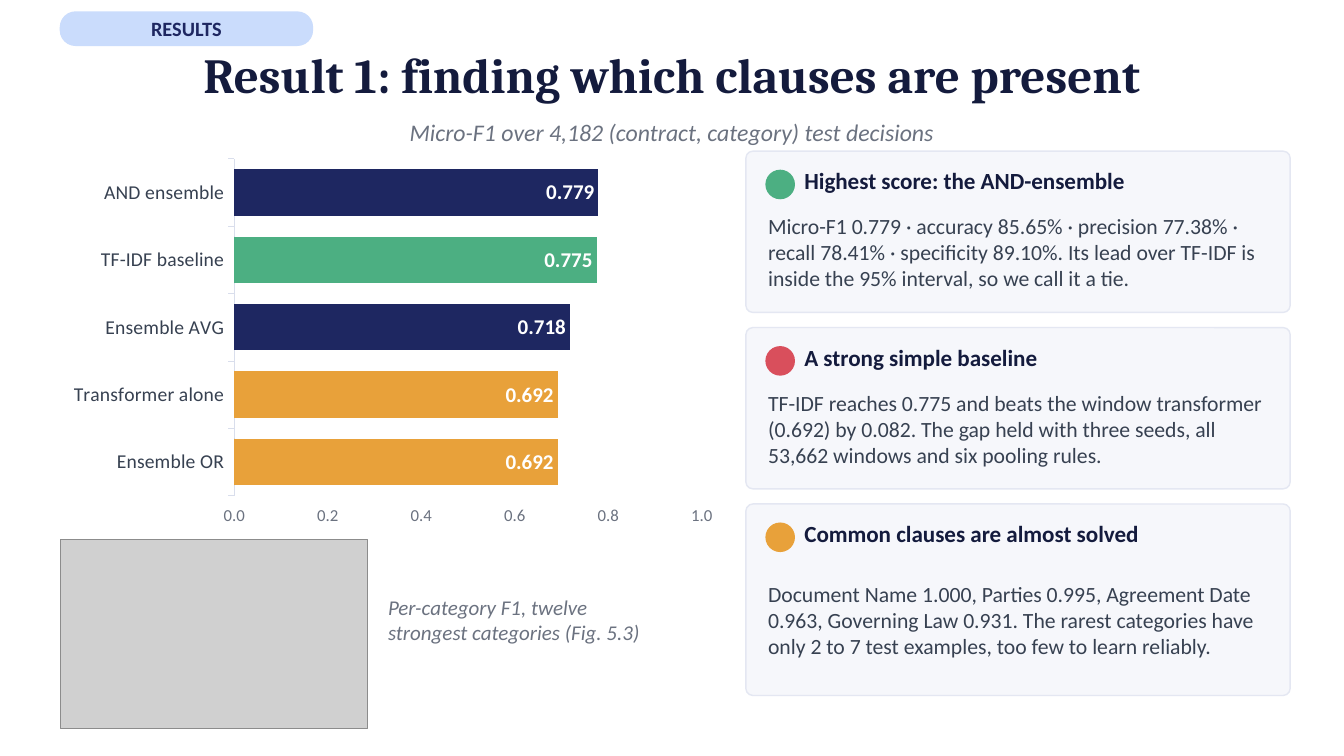
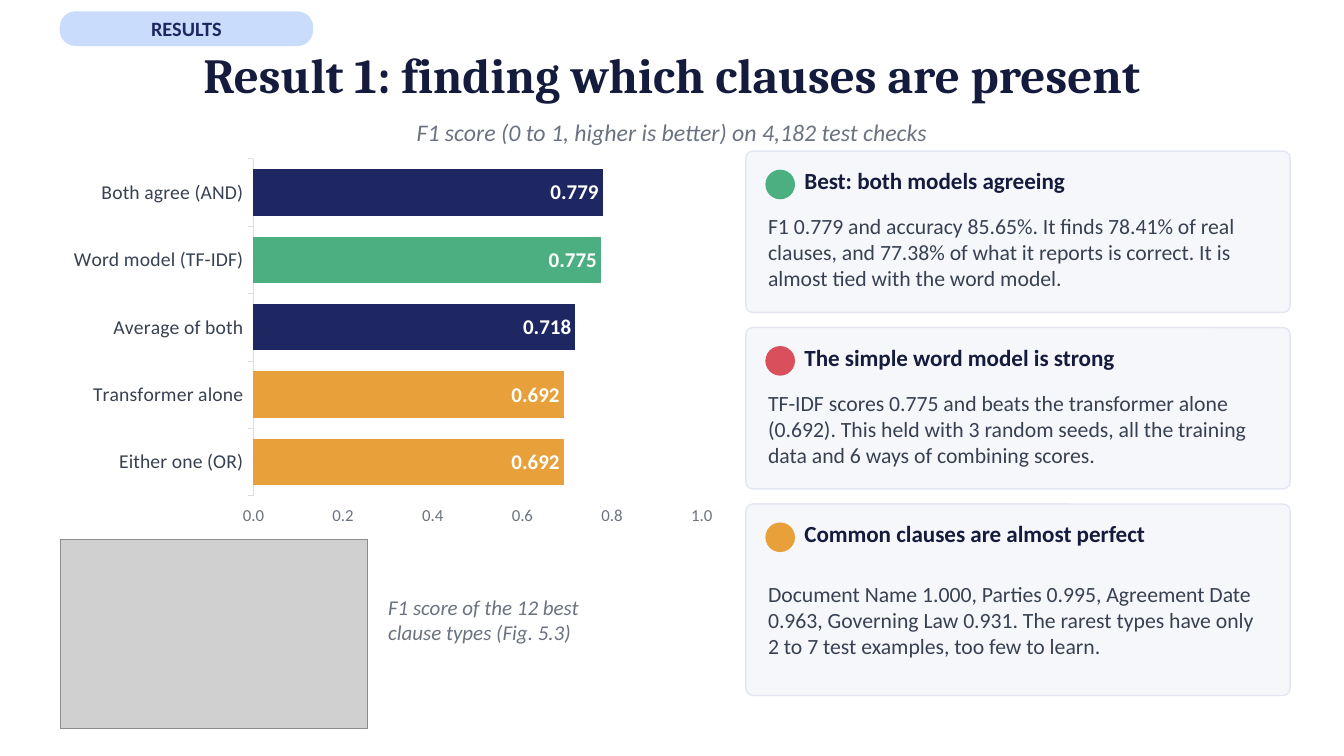
Before and after one commit to afnanmz168/clausify-p3, a slide deck: slide 12 of P25301051-p3-presentation-15-slides.pptx. Drawn at 1344x756 pixels with LibreOffice and Linux fonts; fonts in the diff are those of the drawing; grey boxes stand for pictures. Boxes give left, top, right and bottom in pixels: in the first picture for what was removed or moved away, otherwise in the second. Text is boxed around its words. In the diff, an @@ line names an element or a change of style, - is before the commit and + after.

```diff
--- a/P25301051-p3-presentation-15-slides.pptx
+++ b/P25301051-p3-presentation-15-slides.pptx
@@ text at [417,124,926,145]: text changed @@
-Micro-F1 over 4,182 (contract, category) test decisions
+F1 score (0 to 1, higher is better) on 4,182 test checks
@@ bar stacked chart at [60,151,726,533] @@
-categories: Ensemble OR, Transformer alone, Ensemble AVG, TF-IDF baseline, AND ensemble
+categories: Either one (OR), Transformer alone, Average of both, Word model (TF-IDF), Both agree (AND)
@@ text at [804,172,1065,193]: text changed @@
-Highest score: the AND-ensemble
+Best: both models agreeing
@@ text at [768,219,1234,286]: text changed @@
-Micro-F1 0.779 · accuracy 85.65% · precision 77.38% · recall 78.41% · specificity 89.10%. Its lead over TF-IDF is inside the 95% interval, so we call it a tie.
+F1 0.779 and accuracy 85.65%. It finds 78.41% of real clauses, and 77.38% of what it reports is correct. It is almost tied with the word model.
@@ text at [804,349,1114,370]: text changed @@
-A strong simple baseline
+The simple word model is strong
@@ text at [768,396,1246,467]: text changed @@
-TF-IDF reaches 0.775 and beats the window transformer (0.692) by 0.082. The gap held with three seeds, all 53,662 windows and six pooling rules.
+TF-IDF scores 0.775 and beats the transformer alone (0.692). This held with 3 random seeds, all the training data and 6 ways of combining scores.
@@ text at [804,525,1145,546]: text changed @@
-Common clauses are almost solved
+Common clauses are almost perfect
@@ text at [768,587,1254,658]: text changed @@
-Document Name 1.000, Parties 0.995, Agreement Date 0.963, Governing Law 0.931. The rarest categories have only 2 to 7 test examples, too few to learn reliably.
+Document Name 1.000, Parties 0.995, Agreement Date 0.963, Governing Law 0.931. The rarest types have only 2 to 7 test examples, too few to learn.
@@ text at [388,600,579,644]: text changed @@
-Per-category F1, twelve
-strongest categories (Fig. 5.3)
+F1 score of the 12 best
+clause types (Fig. 5.3)
```
Also in this commit, not shown: 13 other slides changed.
